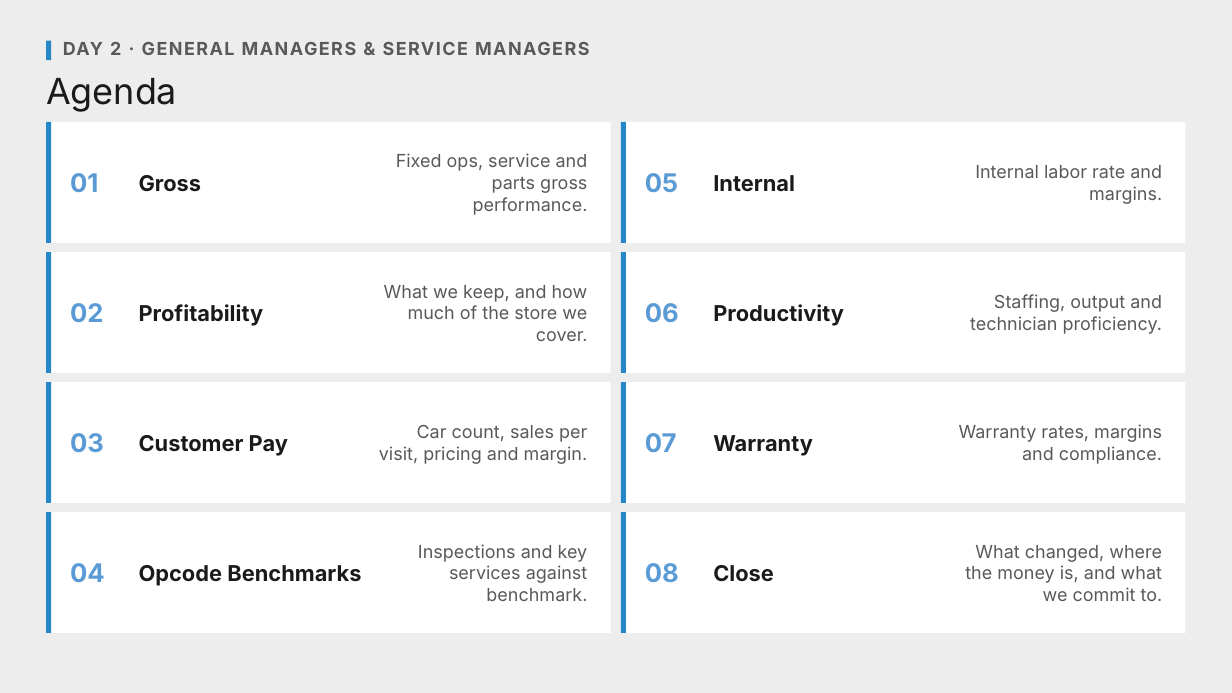
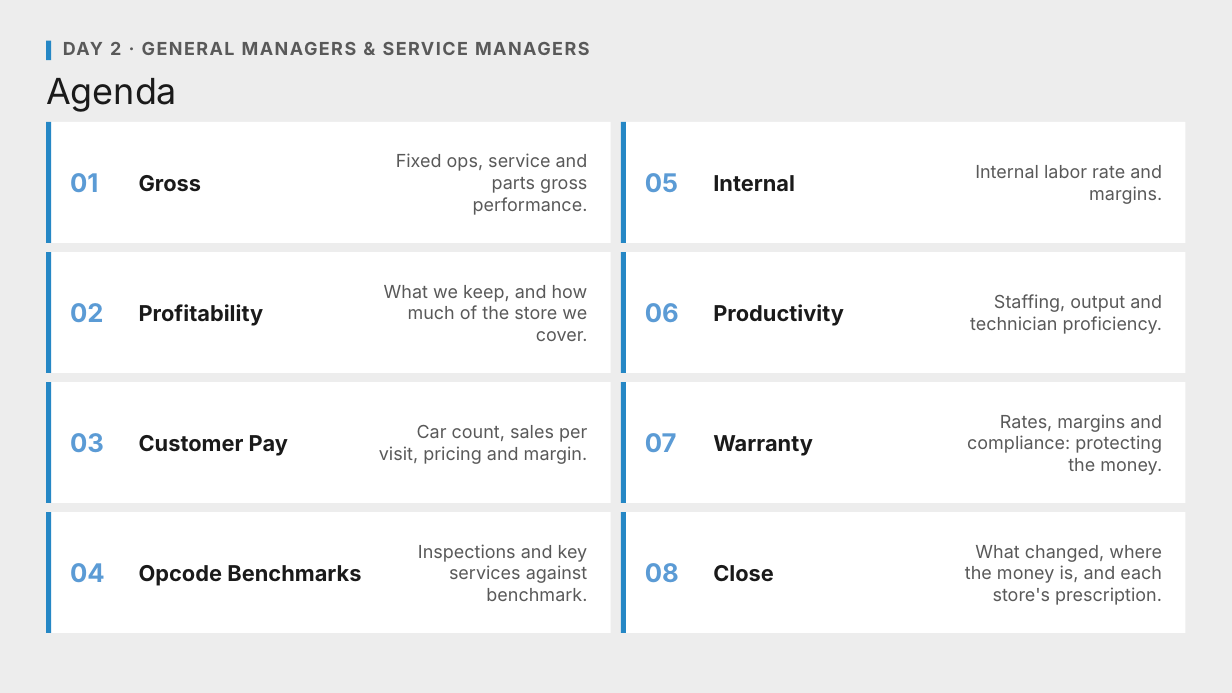
Before and after one commit to Ndresner/Noah, a slide deck: slide 2 of day2-deck/decks/Day 2 Opening - Day 1 Style.pptx. Drawn at 1232x693 pixels with LibreOffice and Linux fonts; fonts in the diff are those of the drawing. Boxes give left, top, right and bottom in pixels: in the first picture for what was removed or moved away, otherwise in the second. Text is boxed around its words. In the diff, an @@ line names an element or a change of style, - is before the commit and + after.

```diff
--- a/day2-deck/decks/Day 2 Opening - Day 1 Style.pptx
+++ b/day2-deck/decks/Day 2 Opening - Day 1 Style.pptx
@@ text at (967, 414, 1162, 475): text changed @@
-Warranty rates, margins and compliance.
+Rates, margins and compliance: protecting the money.
@@ text at (965, 545, 1162, 605): text changed @@
-What changed, where the money is, and what we commit to.
+What changed, where the money is, and each store's prescription.
```
Also in this commit, not shown: 2 other slides changed, 18 other files.
